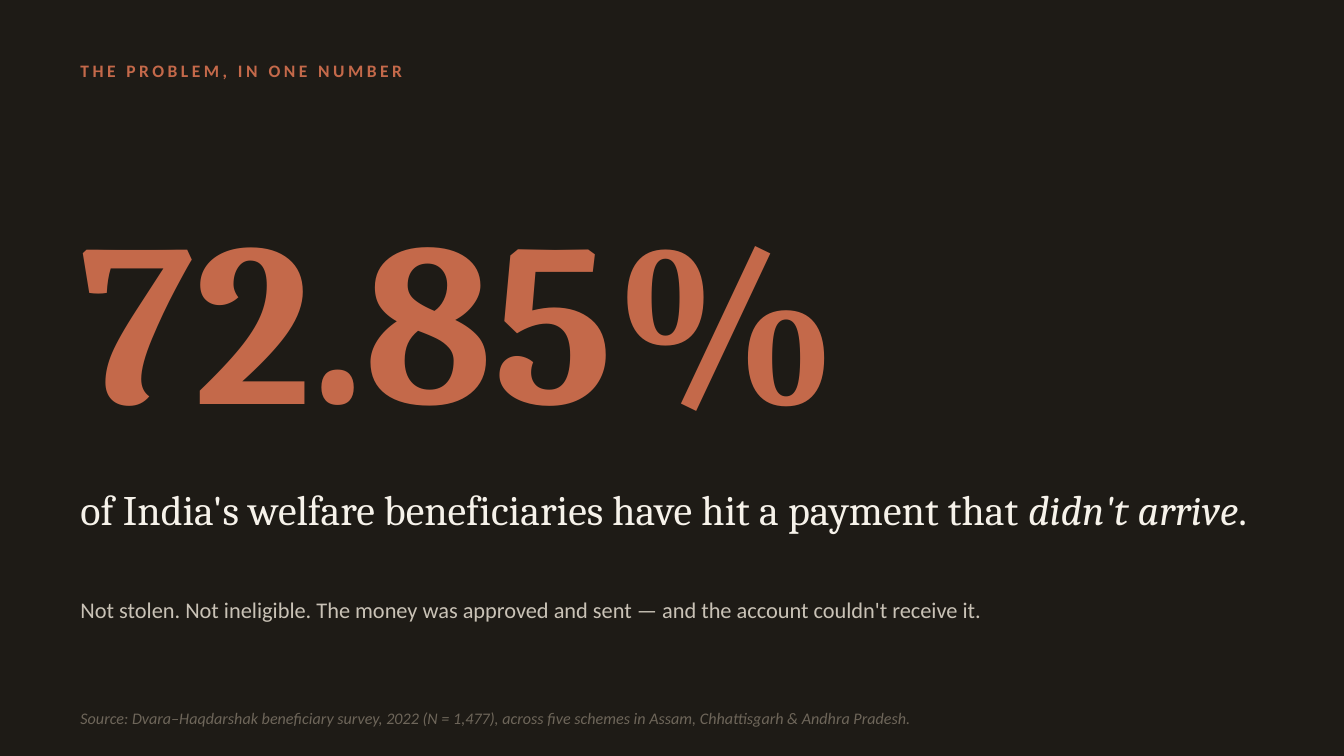
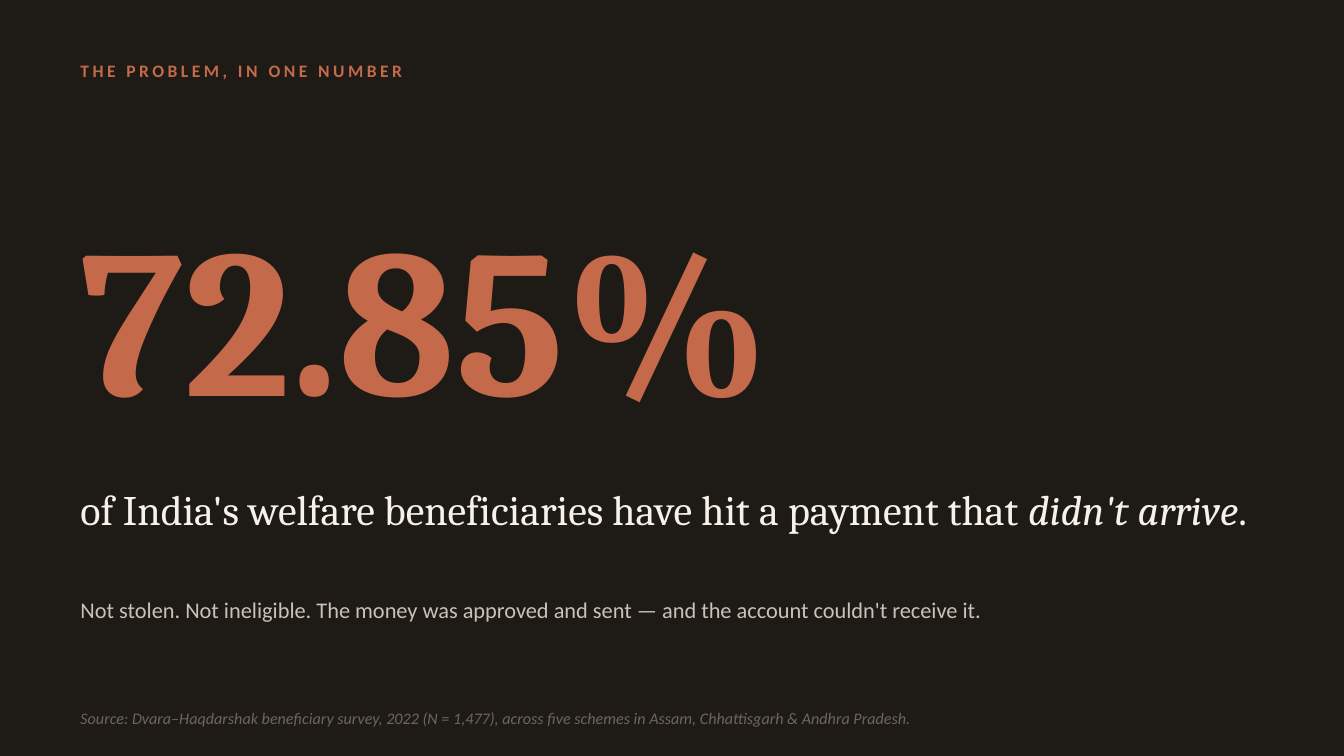
Before and after one commit to mahakchoradia19-droid/nischay-sbi, a slide deck: slide 2 of docs/Nischay_SBI_Hackathon.pptx. Drawn at 1344x756 pixels with LibreOffice and Linux fonts; fonts in the diff are those of the drawing. Boxes give left, top, right and bottom in pixels: in the first picture for what was removed or moved away, otherwise in the second. Text is boxed around its words. In the diff, an @@ line names an element or a change of style, - is before the commit and + after.

```diff
--- a/docs/Nischay_SBI_Hackathon.pptx
+++ b/docs/Nischay_SBI_Hackathon.pptx
@@ text "72.85%" at (80, 252, 769, 402): size 165 to 150 pt @@
```
Also in this commit, not shown: 5 other files.
